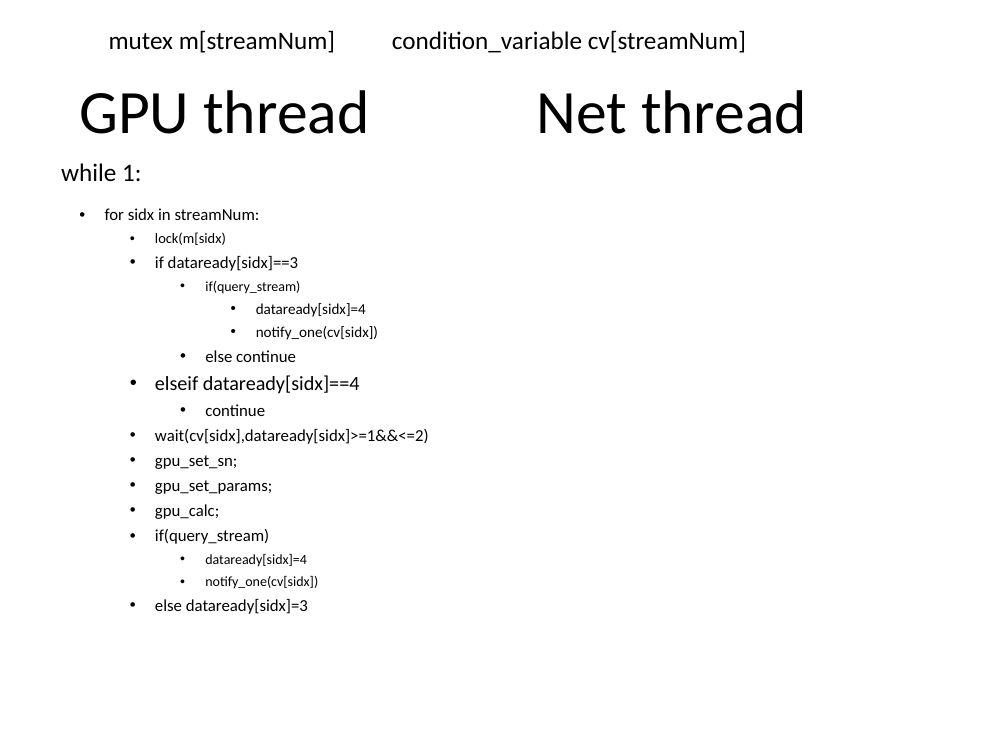
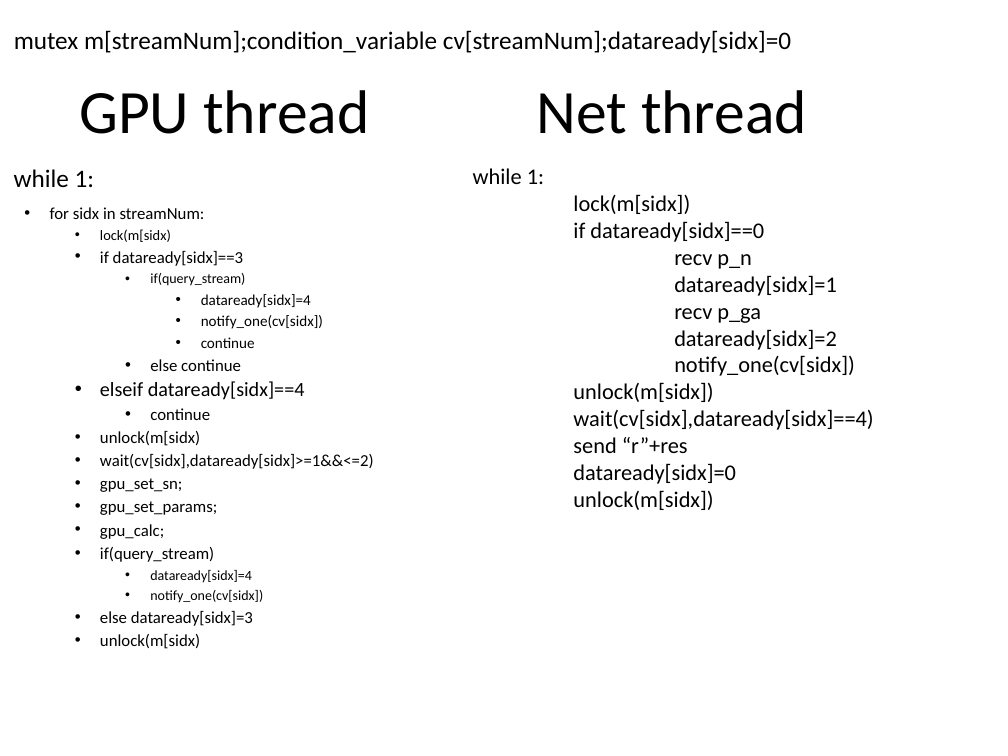
Before and after one commit to liu-kan/gSMFRETda, a slide deck: slide 4 of doc/nanomsg.pptx. Drawn at 1008x756 pixels with LibreOffice and Linux fonts; fonts in the diff are those of the drawing. Boxes give left, top, right and bottom in pixels: in the first picture for what was removed or moved away, otherwise in the second. Text is boxed around its words. In the diff, an @@ line names an element or a change of style, - is before the commit and + after.

Commit message:
nanomsg.pptx done

```diff
--- a/doc/nanomsg.pptx
+++ b/doc/nanomsg.pptx
@@ text at box(14, 30, 791, 53): text changed @@
-mutex m[streamNum] condition_variable cv[streamNum]
+mutex m[streamNum];condition_variable cv[streamNum];dataready[sidx]=0
@@ text "while 1:": place and size @@
-text "while 1:" at box(61, 163, 141, 181)
+text "while 1:" at box(14, 169, 94, 187)
@@ text added at box(473, 168, 873, 510), 16 pt, text #000000 @@
+while 1:
+lock(m[sidx])
+  if dataready[sidx]==0
+  recv p_n
+  dataready[sidx]=1
+  recv p_ga
+  dataready[sidx]=2
+      notify_one(cv[sidx])
+      unlock(m[sidx])
+      wait(cv[sidx],dataready[sidx]==4)
+      send “r”+res
+      dataready[sidx]=0
+      unlock(m[sidx])
@@ text "for sidx in streamNum:": place and size @@
-text "for sidx in streamNum:" at box(105, 208, 429, 614)
+text "for sidx in streamNum:" at box(50, 207, 374, 649)
@@ text at box(50, 207, 374, 626): line spacing 0.9 to 0.8 @@
@@ text at box(201, 337, 255, 348): paragraph added @@
+      • continue
@@ text at box(100, 431, 200, 446): paragraph added @@
+  • unlock(m[sidx)
@@ text at box(100, 634, 200, 649): paragraph added @@
+  • unlock(m[sidx)
```
